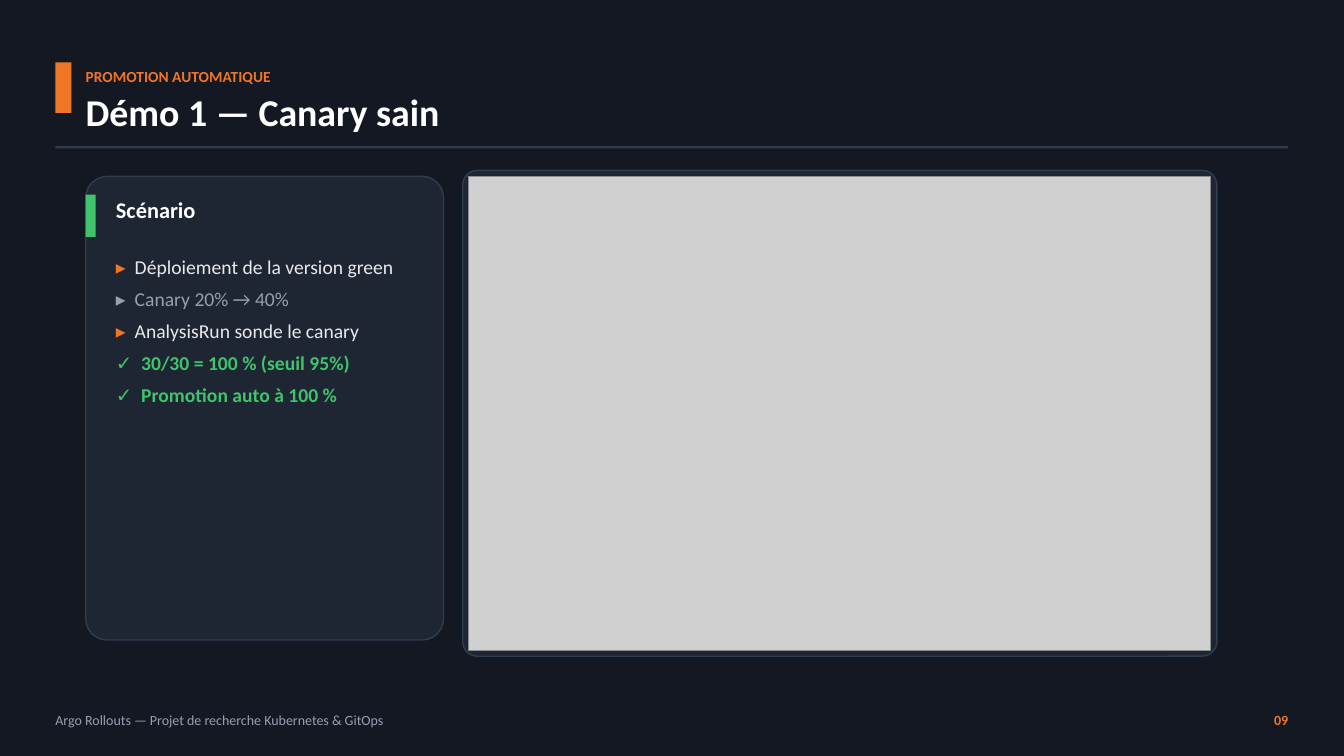
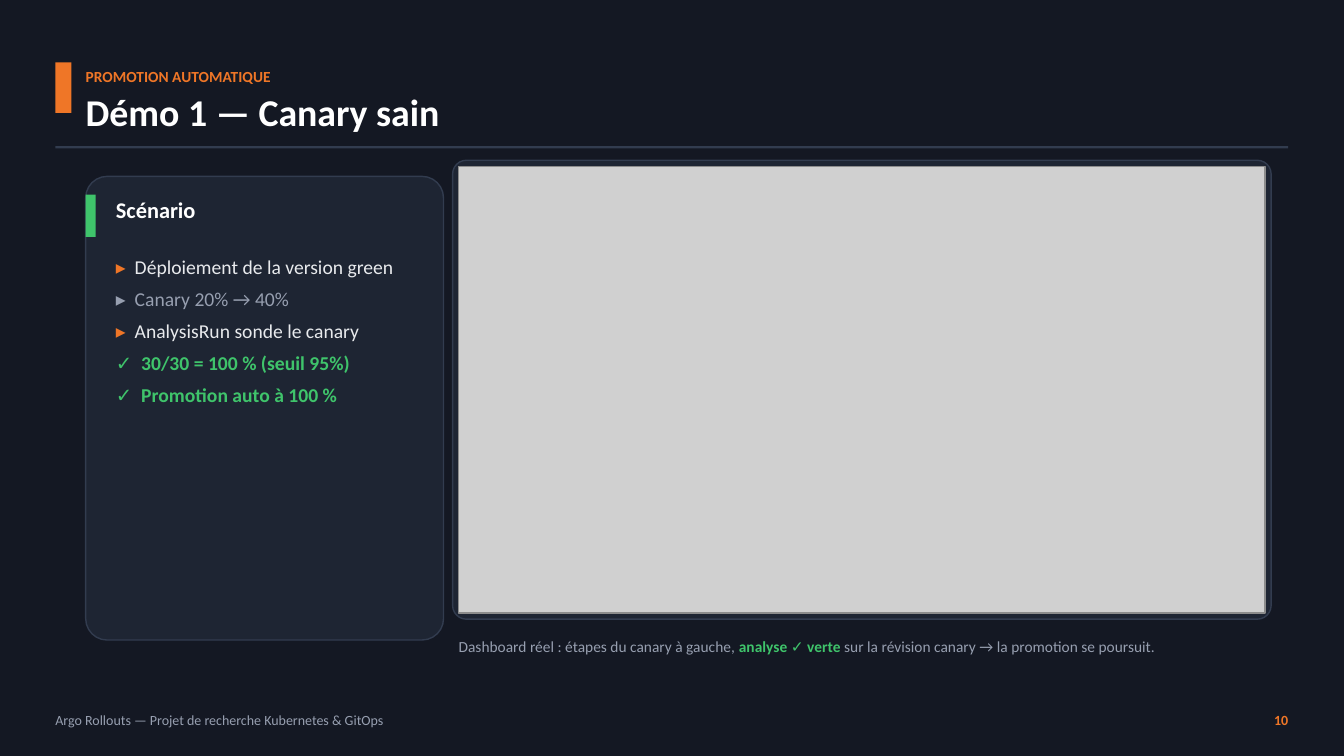
Before and after one commit to Louis-JB/argo-rollouts-demo, a slide deck: slide 11 of slides/argo-rollouts.pptx (slide 10 before the commit). Drawn at 1344x756 pixels with LibreOffice and Linux fonts; fonts in the diff are those of the drawing; grey boxes stand for pictures. Boxes give left, top, right and bottom in pixels: in the first picture for what was removed or moved away, otherwise in the second. Text is boxed around its words. In the diff, an @@ line names an element or a change of style, - is before the commit and + after.

Commit message:
Diapo auto-explicatif : vrais screenshots dashboard + contexte + conclusion
- Démos 1 & 2 : vraies captures du dashboard Argo Rollouts (vue détaillée)
  canary sain (analyse verte) / rollback (Degraded, analyse rouge) + légendes
- Nouvelle slide 'Pourquoi ce sujet ?' (contexte, motivation, démarche)
- Conclusion redirigeant vers le dépôt (suppression slide Questions)
- Nettoyage des images terminal devenues inutilisées (14 slides)

```diff
--- a/slides/argo-rollouts.pptx
+++ b/slides/argo-rollouts.pptx
@@ rounded rectangle: place and size @@
-rounded rectangle at (463,170,1217,656)
+rounded rectangle at (453,160,1271,619)
@@ picture: place and size @@
-picture at (469,176,1211,650)
+picture at (459,166,1265,613)
@@ text added at (459,641,1155,655), 11 pt, text #979FB0 @@
+Dashboard réel : étapes du canary à gauche, analyse ✓ verte sur la révision canary → la promotion se poursuit.
@@ text at (1274,716,1288,725): text changed @@
-09
+10
```
Also in this commit, not shown: 9 other slides changed, 1 slide added, 1 slide removed, 8 other files.
